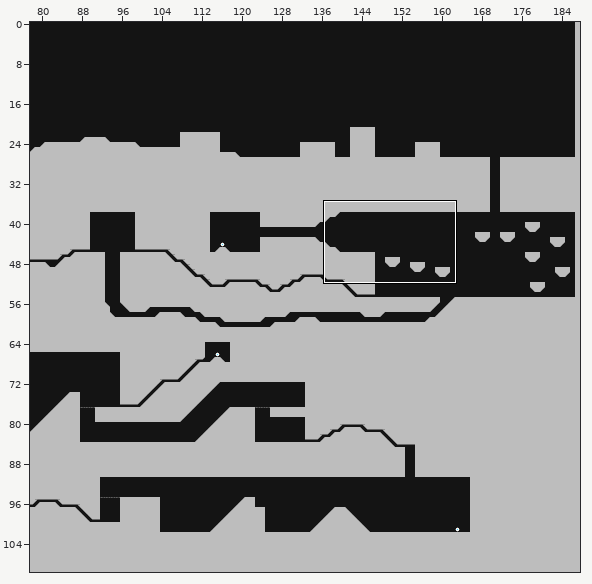
Tiled map -- ld35-allturdbeast/data/testmap.tmx. The first picture is a wide view before the edit; the outline marks the close-up.
Close-up. Before:
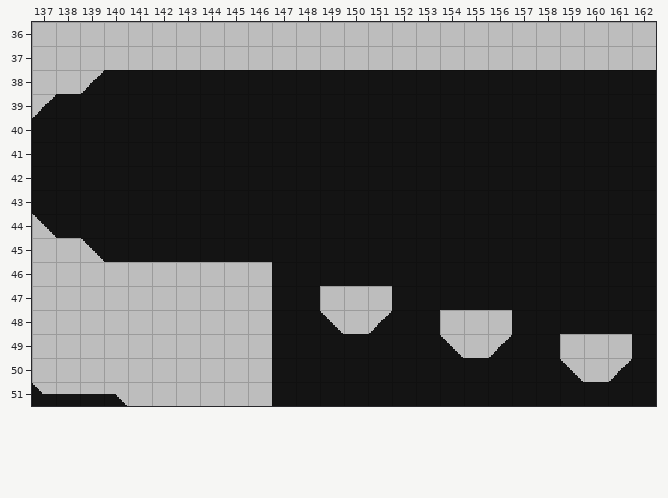
Cells are 16x16 px. Shown: x 137..162, y 36..51. The commit also changed other parts of the map, which this record leaves out.
New version:
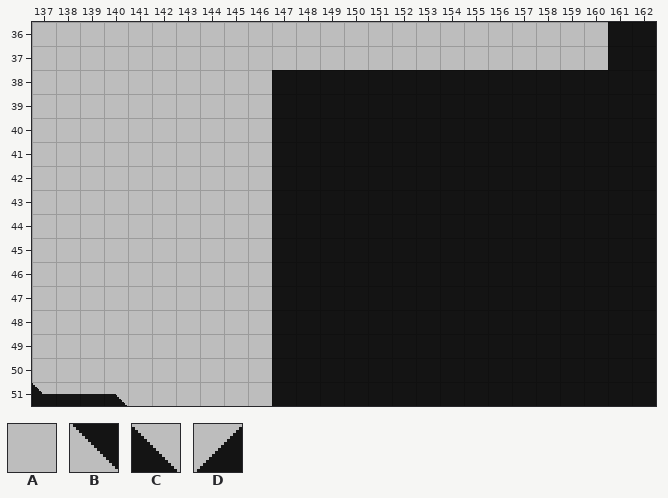
Key: from "Base": A 16, B 33, C 48, D 49.
_ is an empty cell.
Difference:
Layer "Ground":
y 36..37: x 161..162 AA -> __
y 38: x 139..146 D_______ -> AAAAAAAA
y 39: x 137..146 D_________ -> AAAAAAAAAA
y 40..43: x 137..146 __________ -> AAAAAAAAAA
y 44: x 137..146 B_________ -> AAAAAAAAAA
y 45: x 139..146 B_______ -> AAAAAAAA
y 47: x 149..151 AAA -> ___
y 48: x 149..151 CAD -> ___; x 154..156 AAA -> ___
y 49: x 154..156 CAD -> ___; x 159..161 AAA -> ___
y 50: x 159..161 CAD -> ___
